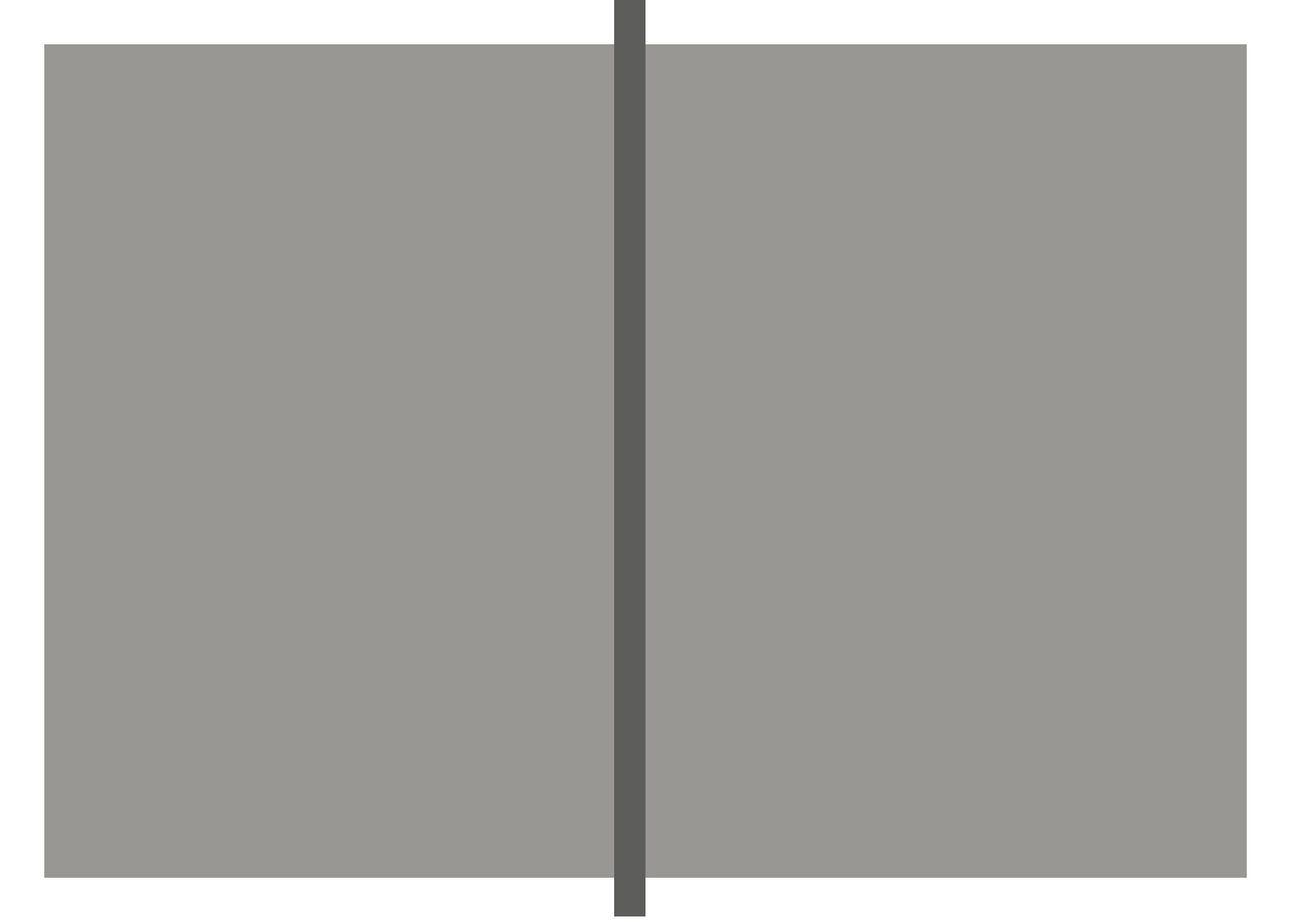
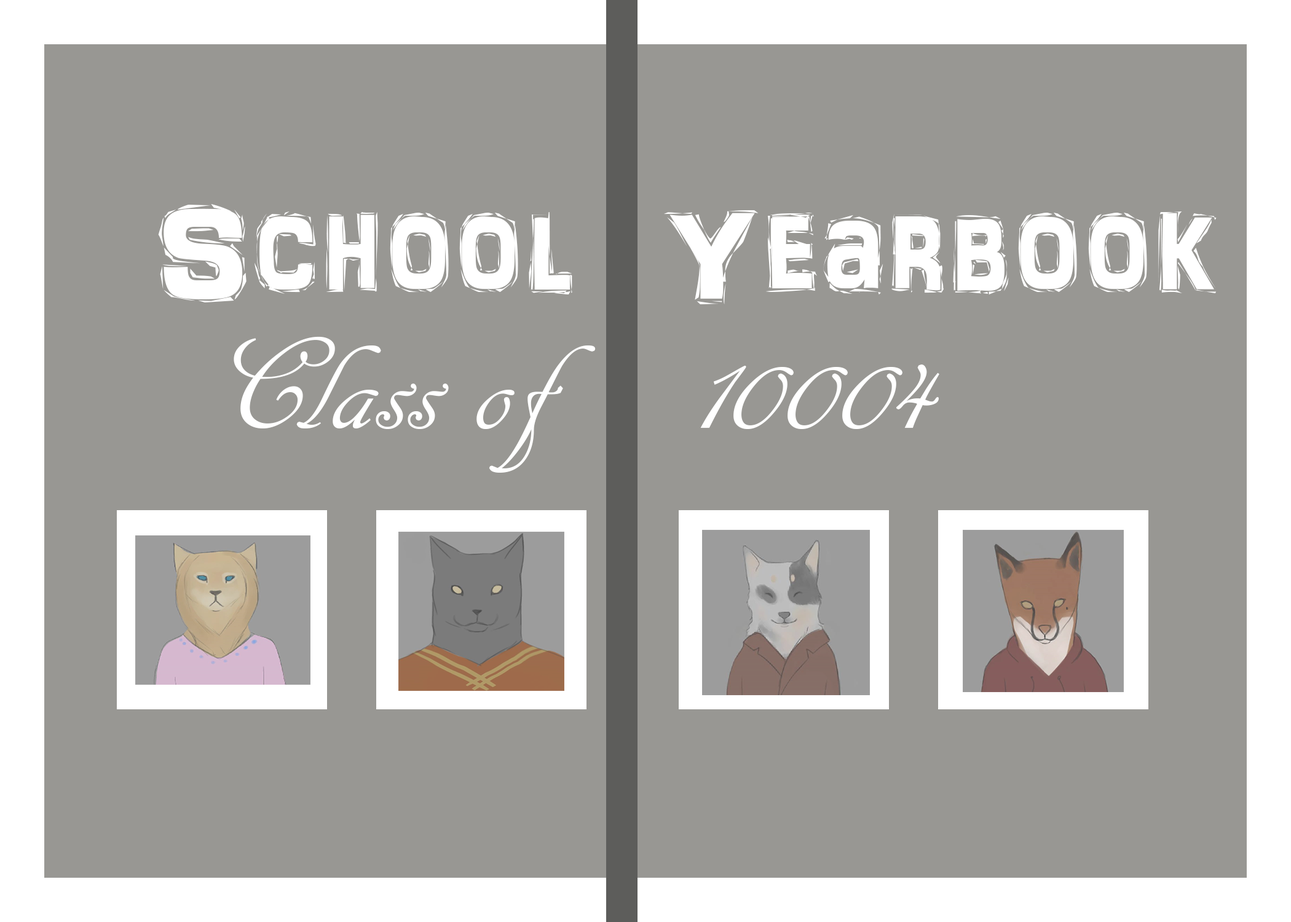
Revision of a layered 1291×922 image; what changed, layer by layer:
added layer "JadeFace" (72%) above "DougFace" over [963, 530, 1125, 693]
added layer "DougFace" (72%) above "Layer 2" over [702, 530, 871, 696]
added layer "Layer 2" (72%) above "GoldieFace" over [398, 531, 565, 692]
added layer "GoldieFace" (72%) above "Rectangle 2 copy 3" over [135, 535, 311, 686]
added layer "Rectangle 2 copy 3" above "Rectangle 2 copy 2" over [376, 510, 587, 710]
added layer "Rectangle 2 copy 2" above "Rectangle 2 copy" over [678, 510, 890, 710]
added layer "Rectangle 2 copy" above "Rectangle 2" over [938, 510, 1149, 710]
added layer "Rectangle 2" above "School Yearbook" over [116, 510, 328, 710]
added layer "School Yearbook" above "Class of 10004" over [158, 204, 1218, 305]
added layer "Class of 10004" above "Rectangle 1" over [233, 336, 940, 473]
painted on "Rectangle 1" over [606, 0, 646, 922]
